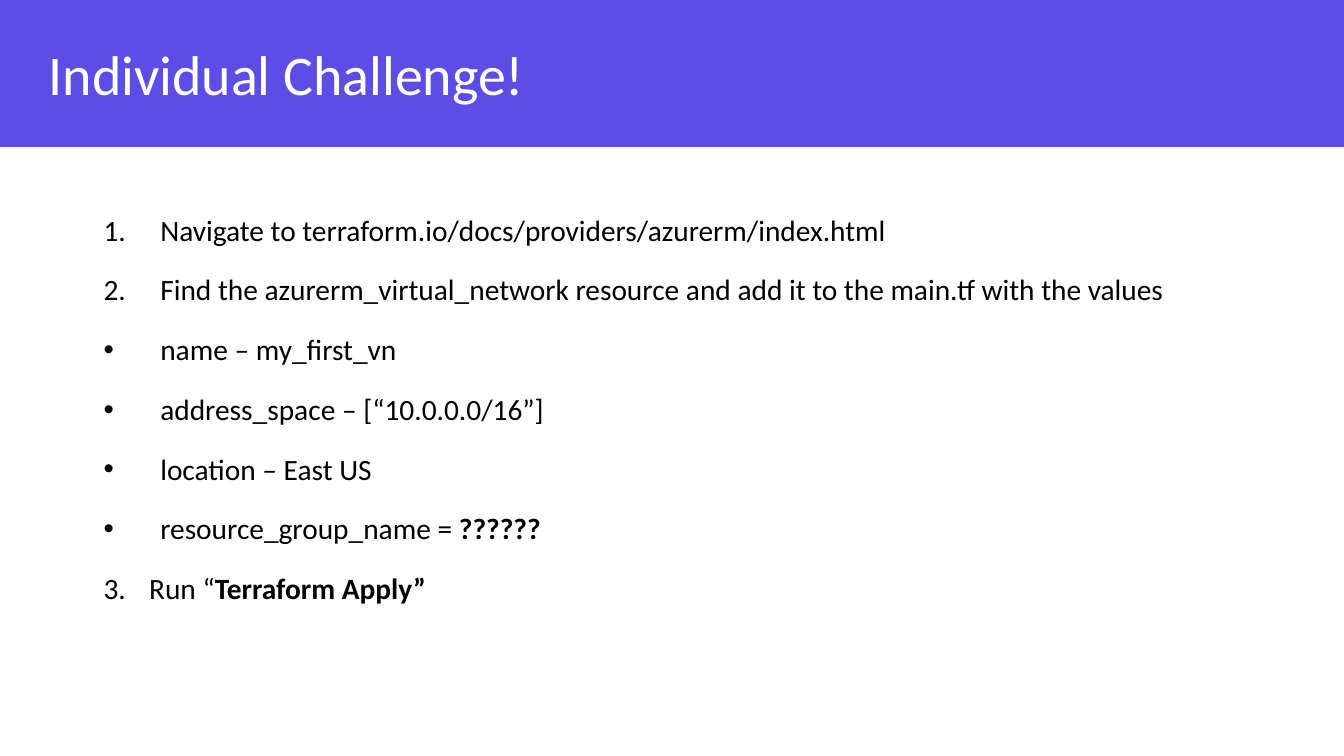
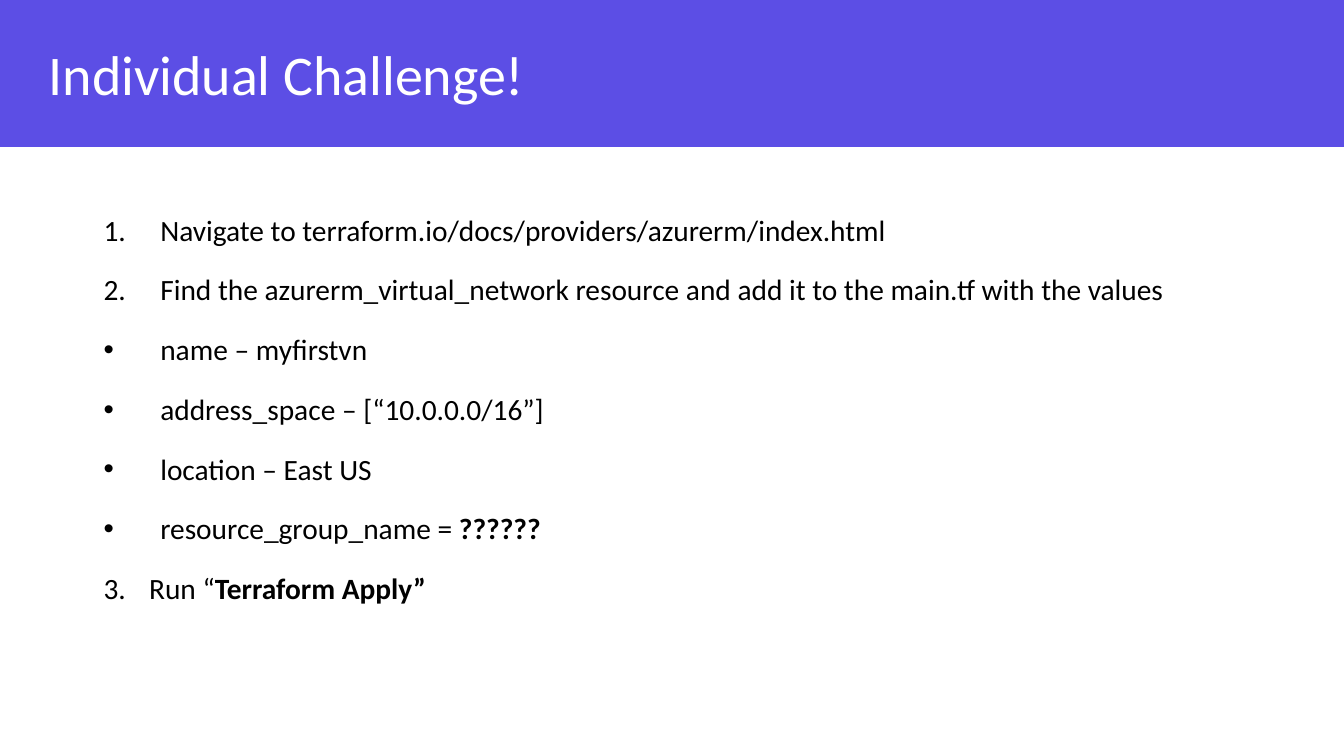
Before and after one commit to grove-mountain/azure-workshop-training, a slide deck: slide 47 of Slides/Azure and Terraform Workshop - Chapter 2.pptx. Drawn at 1344x756 pixels with LibreOffice and Linux fonts; fonts in the diff are those of the drawing; background and template pictures are left out. Boxes give left, top, right and bottom in pixels: in the first picture for what was removed or moved away, otherwise in the second. Text is boxed around its words. In the diff, an @@ line names an element or a change of style, - is before the commit and + after.

```diff
--- a/Slides/Azure and Terraform Workshop - Chapter 2.pptx
+++ b/Slides/Azure and Terraform Workshop - Chapter 2.pptx
@@ text at box(160, 339, 367, 365): text changed @@
-• name – my_first_vn
+• name – myfirstvn
```
Also in this commit, not shown: 7 other slides changed, 10 slides removed, 7 other files.
